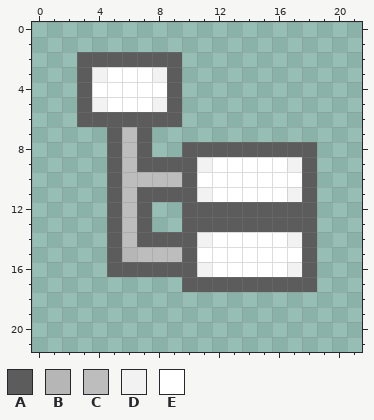
File history of a pixel-art sprite, py_data/icons/checklist.png. This is how it looked before the edit.
The file is 22x22 pixels. Colours within 5 levels of each other are drawn and written as one.
Palette (. is transparent): A #5c5c5c  B #b6b6b6  C #bdbdbd  D #f2f2f2  E #ffffff
Pixels before, first column x 3:
 2 AAAAAAA.........
 3 ADEEEDA.........
 4 AEEEEEA.........
 5 ADEEEDA.........
 6 AAAAAAA.........
 7 ..ACA...........
 8 ..ACA..AAAAAAAAA
 9 ..ACAAAADEEEEEDA
10 ..ACCCCAEEEEEEEA
11 ..ACAAAADEEEEEDA
12 ..ACA..AAAAAAAAA
13 ..ACA..AAAAAAAAA
14 ..ACAAAADEEEEEDA
15 ..ABCCCAEEEEEEEA
16 ..AAAAAADEEEEEDA
17 .......AAAAAAAAA
The result:
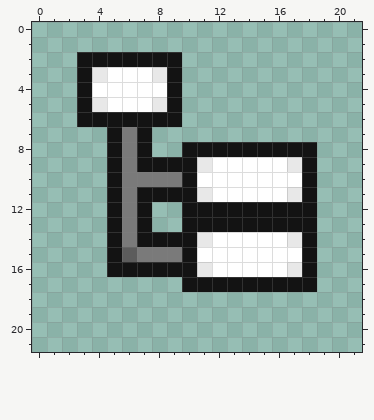
From old to new:
colour A: #5c5c5c -> #131313
colour B: #b6b6b6 -> #5c5c5c
colour C: #bdbdbd -> #7a7a7a
colour D: #f2f2f2 -> #e8e8e8
Pixel boxes of the changes (left, top, right, bottom) in both pictures:
changed: (77, 52, 317, 292)
